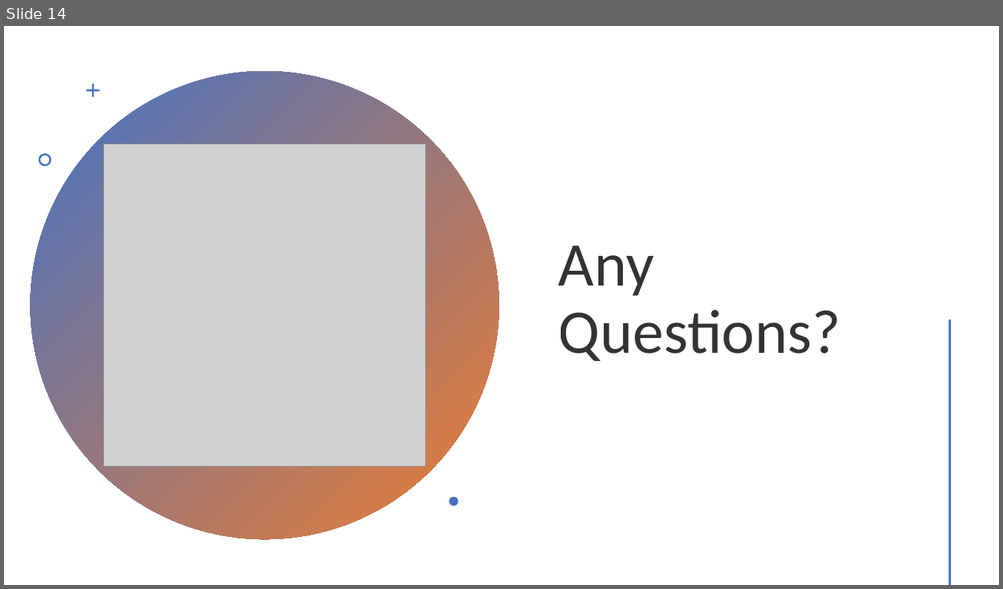
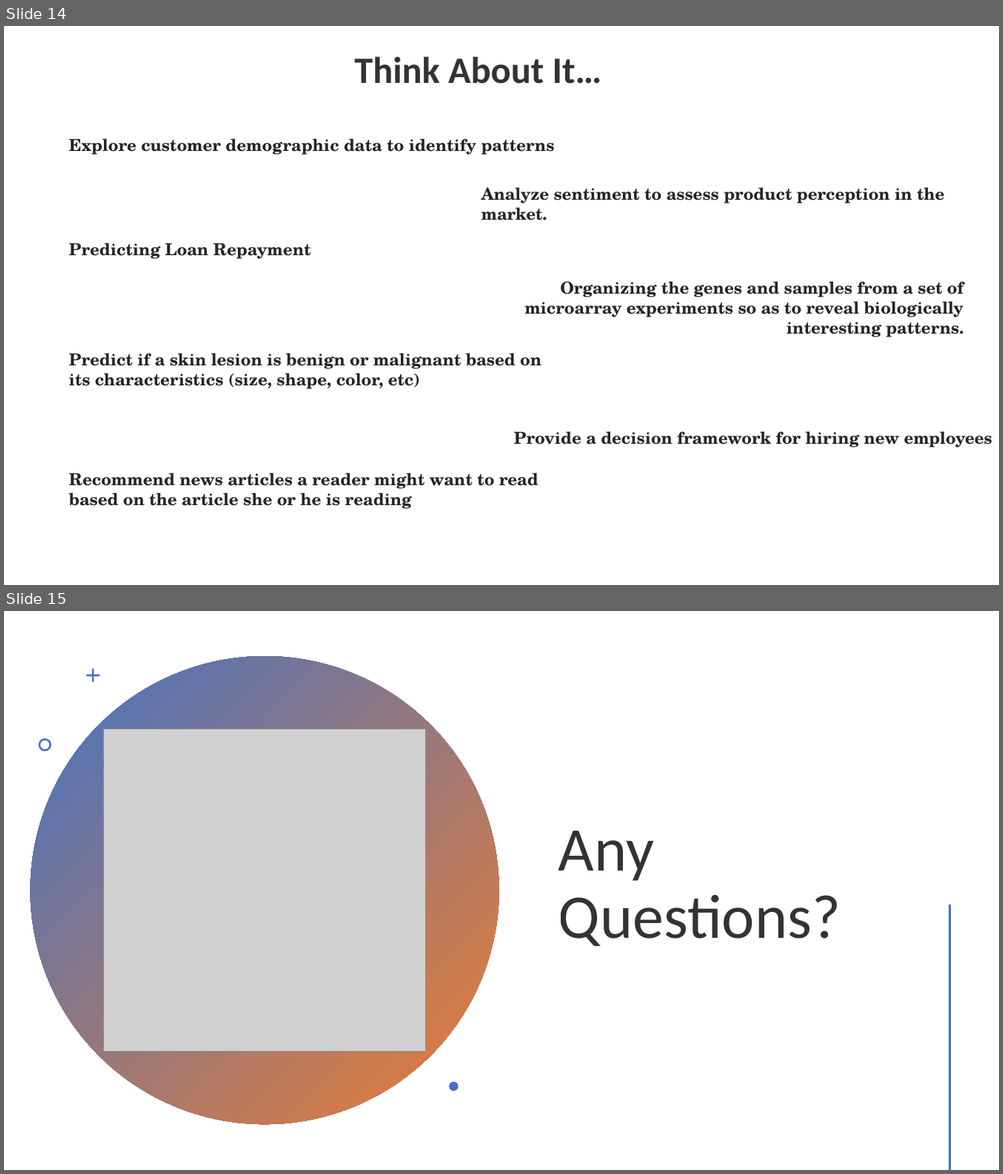
Before and after one commit to royn5618/EP_23_Intro_to_ML_Workshop, a slide deck: Slides/Intro_to_ML.pptx. Shown one above the other, each under a label of ours: slide 14 before the commit, slides 14 and 15 after it. The pictures are 1003x589 and 1003x1174 pixels, drawn with LibreOffice and Linux fonts; fonts in the diff are those of the drawing; grey boxes stand for pictures. Boxes give left, top, right and bottom in pixels: in the first picture for what was removed or moved away, otherwise in the second. Text is boxed around its words. In the diff, an @@ line names an element or a change of style, - is before the commit and + after.

Commit message:
Final Intro slides

```diff
--- a/Slides/Intro_to_ML.pptx
+++ b/Slides/Intro_to_ML.pptx
@@ slide 14 added at bbox=[4, 26, 999, 585], background #FFFFFF @@
@@ text added at bbox=[354, 56, 602, 84], 36 pt, text #000000 at 80% opacity, bold @@
+Think About It…
@@ text added at bbox=[69, 138, 555, 155], 16 pt, text #242424, bold @@
+Explore customer demographic data to identify patterns
@@ text added at bbox=[481, 187, 945, 221], 16 pt, text #242424, bold @@
+Analyze sentiment to assess product perception in the market.
@@ text added at bbox=[69, 243, 311, 259], 16 pt, text #242424, bold @@
+Predicting Loan Repayment
@@ text added at bbox=[524, 281, 964, 338], 16 pt, text #242424, bold @@
+Organizing the genes and samples from a set of microarray experiments so as to reveal biologically interesting patterns.
@@ text added at bbox=[69, 353, 541, 389], 16 pt, text #242424, bold @@
+Predict if a skin lesion is benign or malignant based on its characteristics (size, shape, color, etc)
@@ text added at bbox=[514, 432, 992, 448], 16 pt, text #242424, bold @@
+Provide a decision framework for hiring new employees
@@ text added at bbox=[69, 473, 538, 509], 16 pt, text #242424, bold @@
+Recommend news articles a reader might want to read based on the article she or he is reading
@@ what was slide 14 is now slide 15 @@
```
